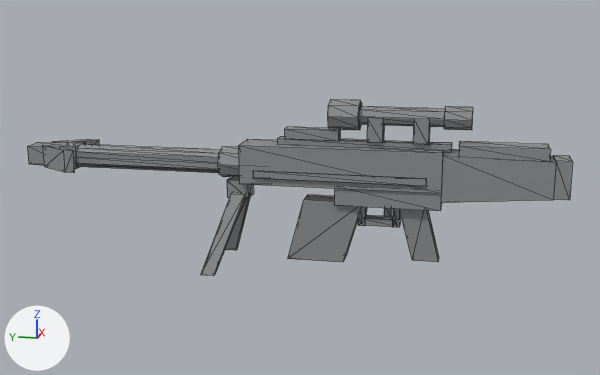
What one commit did to the glTF model assets/models/rifle.glb.
One viewpoint serves both versions: a 50 mm camera at (-2.166, -0.072, 0.478) aimed at (0.006, 0.363, -0.065). Lighting does not change. The marker at lower left points along +X, +Y and +Z. The picture after the commit comes second. Mesh edges are drawn as thin lines. Vertices at exactly the same position are counted once.

Before the edit, the objects in view are built like this:
```python
me_rifle = bpy.data.meshes.new('Rifle')
me_rifle.from_pydata(...)  # 284 vertices, 456 faces; spans x -0.12..0.12, y -0.34..1.15, z -0.29..0.18
me_rifle.materials.append(mat_riflebody)  # grey #8a8d8f
# before: 12 (-0.042, 0.26, -0.045) at pixel (334, 186), 13 (0.042, 0.26, -0.045), 14 (0.042, 0.26, -0.098), 15 (-0.042, 0.26, -0.098) at pixel (334, 205), 60 (-0.017, 0.198, -0.136) at pixel (358, 218)
# before: 61 (0.017, 0.198, -0.136), 62 (0.017, 0.198, -0.156), 63 (-0.017, 0.198, -0.156) at pixel (358, 225), 70 (-0.017, 0.18, -0.096), 71 (0.017, 0.18, -0.096)
# before: 72 (0.017, 0.18, -0.156), 73 (-0.017, 0.18, -0.156) at pixel (364, 225), 74 (-0.017, 0.198, -0.096), 75 (0.017, 0.198, -0.096), 88 (-0.03, 0.185, -0.09)
# before: 89 (0.03, 0.185, -0.09), 90 (0.03, 0.345, -0.09) at pixel (307, 194), 91 (-0.03, 0.345, -0.09) at pixel (303, 199)
ob_rifle = bpy.data.objects.new('Rifle', me_rifle)
ob_rifle.location = (0.0, 0.0, 0.0)
```
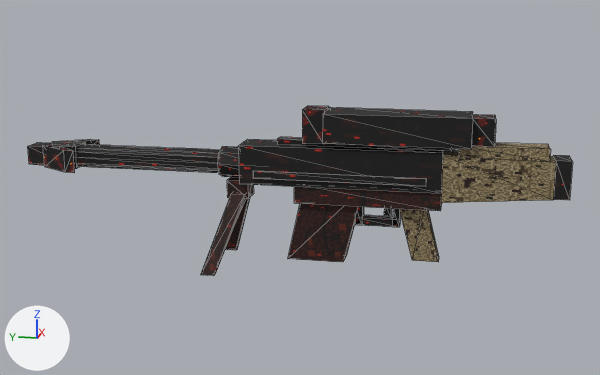
What changed in the scene script:
```text
Add img_rifle_hell_albedo:
    img_rifle_hell_albedo = load_image('rifle_hell_albedo', '_unpacked/rifle_hell_albedo', 128, 128, 'sRGB')
Add img_rifle_hell_emissive:
    img_rifle_hell_emissive = load_image('rifle_hell_emissive', '_unpacked/rifle_hell_emissive', 128, 128, 'sRGB')
Add mat_riflehell:
    mat_riflehell = bpy.data.materials.new('RifleHell')
    # uses the picture img_rifle_hell_albedo
    # uses the picture img_rifle_hell_emissive
Change me_rifle:
    used by ob_rifle; location = (0.0, 0.0, 0.0)
    verts and faces of me_rifle; kept vertices keep their numbers, new ones are numbered from 284
    remove me_rifle.from_pydata(...)  # 284 vertices, 456 faces; spans x -0.12..0.12, y -0.34..1.15, z -0.29..0.18
    add me_rifle.from_pydata(...)  # 236 vertices, 372 faces; spans x -0.12..0.12, y -0.34..1.15, z -0.29..0.156
    me_rifle part 1: a new loose piece, a box spanning x -0.06..0.06, y -0.09..0.29, z 0.072..0.15, in mat_riflehell
    me_rifle part 2: a new loose piece, a box spanning x -0.037..0.037, y 0.29..0.348, z 0.066..0.156, in mat_riflehell
    me_rifle part 3: a new loose piece, a box spanning x -0.034..0.034, y -0.148..-0.09, z 0.076..0.146, in mat_riflehell
    me_rifle part 4: 6 loose pieces with 72 vertices, spanning x -0.04..0.04, y -0.09..0.4, z 0.072..0.18, are deleted
    me_rifle part 5
    add for i in [*range(12, 16)]: verts[i] += (0.0, 0.11, 0.0)
    add for i in [*range(60, 64), *range(70, 76)]: verts[i] += (0.0, 0.008, 0.0)
    add for i in [*range(88, 92)]: verts[i] += (0.0, 0.0, 0.04)
    me_rifle part 6: 336 faces spanning x -0.12..0.12, y -0.34..1.15, z -0.29..0.074 switch from mat_riflebody (grey #8a8d8f) to mat_riflehell
```

Pixel boxes [x1, y1, x2, y2] of what changed, in the pictures (600 x 375 px; the box of a moved part takes in the faces that stretch with it):
'Rifle', reshaped
    before: [27, 99, 573, 276]
    after: [27, 106, 573, 276]
part 1 of me_rifle, added
    after: [322, 107, 473, 149]
part 2 of me_rifle, added
    after: [302, 106, 329, 144]
part 3 of me_rifle, added
    after: [471, 115, 496, 147]
part 4 of me_rifle, deleted
    before: [284, 99, 473, 145]
part 5 of me_rifle, moved or reshaped
    before: [288, 189, 441, 262]
    after: [288, 187, 441, 262]
part 6 of me_rifle, recoloured (darker)
    both: [27, 137, 573, 276]
